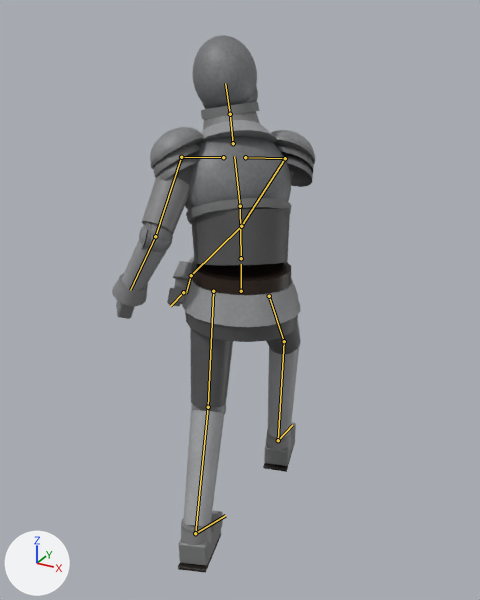
What one commit did to the glTF model Sunta/res/Models/Knight/knight.gltf.
Camera for both pictures: a camera (50 mm lens) standing at (1.035, -1.89, 1.724) and looking at (-0.057, 0.094, 0.732). Lighting does not change. The marker at lower left points along +X, +Y and +Z. The picture after the commit comes second. Both versions are drawn at frame 21 of the action 'Attack_Heavy'; the numbers are the values there. The bones that change, and the others that lie on the model, are drawn over the model as lines.

Objects in the first picture: 'Knight'.
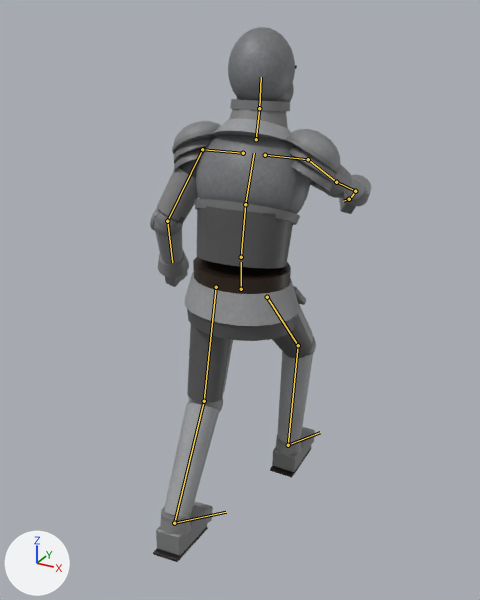
What differs and where, as boxes (x1, y1, x2, y2) in the pictures (480 x 600 px):
'Knight', posed (9% wider): before (112, 35, 315, 573); after (150, 27, 372, 562)
bone 'Hips', root to tip: before (241, 291) to (241, 264); after (241, 289) to (241, 262)
bone 'Spine', root to tip: before (241, 258) to (240, 206); after (241, 257) to (245, 204)
bone 'Chest', root to tip: before (240, 206) to (234, 156); after (245, 204) to (254, 153)
bone 'Neck', root to tip: before (233, 143) to (230, 114); after (256, 139) to (259, 108)
bone 'Head', root to tip: before (230, 114) to (225, 83); after (259, 108) to (261, 77)
bone 'UpperArm_R', root to tip: before (285, 158) to (241, 226); after (308, 159) to (336, 182)
bone 'LowerArm_R', root to tip: before (241, 226) to (191, 275); after (336, 182) to (355, 191)
bone 'Hand_R', root to tip: before (191, 275) to (186, 293); after (355, 191) to (349, 200)

Diff of the bpy script that builds the scene:
```diff
--- a/Sunta/res/Models/Knight/knight.gltf.py
+++ b/Sunta/res/Models/Knight/knight.gltf.py
@@ bone_hips @@
 bone_hips = bpy.data.objects['Armature'].pose.bones['Hips']
-bone_hips.location = (0.0, -0.166, 0.0)
-bone_hips.rotation_quaternion = (0.991, 0.0, 0.132, 0.0)  # degrees (0, 15, 0)
+bone_hips.location = (0.0, -0.159, 0.0)
+bone_hips.rotation_quaternion = (1.0, 0.0, 0.016, 0.0)  # degrees (0, 2, 0)
@@ bone_spine @@
 bone_spine = bpy.data.objects['Armature'].pose.bones['Spine']  # child of 'Hips'
-bone_spine.rotation_quaternion = (0.979, 0.133, 0.152, -0.019)  # degrees (16, 18, 0)
+bone_spine.rotation_quaternion = (0.995, 0.102, 0.019, -0.001)  # degrees (12, 2, 0)
@@ bone_chest @@
 bone_chest = bpy.data.objects['Armature'].pose.bones['Chest']  # child of 'Spine'
-bone_chest.rotation_quaternion = (0.979, 0.133, 0.152, -0.019)  # degrees (16, 18, 0)
+bone_chest.rotation_quaternion = (0.995, 0.102, 0.019, -0.001)  # degrees (12, 2, 0)
@@ bone_neck @@
 bone_neck = bpy.data.objects['Armature'].pose.bones['Neck']  # child of 'Chest'
-bone_neck.rotation_quaternion = (0.979, -0.106, -0.174, -0.018)  # degrees (-12, -20, 0)
+bone_neck.rotation_quaternion = (0.996, -0.081, -0.022, -0.001)  # degrees (-9, -3, 0)
@@ bone_head @@
 bone_head = bpy.data.objects['Armature'].pose.bones['Head']  # child of 'Neck'
-bone_head.rotation_quaternion = (0.988, -0.081, -0.131, -0.01)  # degrees (-9, -15, 0)
+bone_head.rotation_quaternion = (0.998, -0.061, -0.016, -0.001)  # degrees (-7, -2, 0)
@@ bone_upperarm_r @@
 bone_upperarm_r = bpy.data.objects['Armature'].pose.bones['UpperArm_R']  # child of 'Shoulder_R'
-bone_upperarm_r.rotation_quaternion = (0.786, 0.359, -0.466, 0.188)  # degrees (52, -60, -5)
+bone_upperarm_r.rotation_quaternion = (0.728, 0.676, 0.107, 0.014)  # degrees (86, 8, 10)
@@ bone_lowerarm_r @@
 bone_lowerarm_r = bpy.data.objects['Armature'].pose.bones['LowerArm_R']  # child of 'UpperArm_R'
-bone_lowerarm_r.rotation_quaternion = (0.999, 0.047, 0.004, 0.0)  # degrees (5, 0, 0)
+bone_lowerarm_r.rotation_quaternion = (1.0, 0.0, 0.0, 0.0)  # degrees (0, 0, 0)
@@ bone_hand_r @@
 bone_hand_r = bpy.data.objects['Armature'].pose.bones['Hand_R']  # child of 'LowerArm_R'
-bone_hand_r.rotation_quaternion = (0.966, -0.259, 0.0, 0.0)  # degrees (-30, 0, 0)
+bone_hand_r.rotation_quaternion = (0.921, -0.29, -0.053, 0.253)  # degrees (-34, 3, 30)
```
